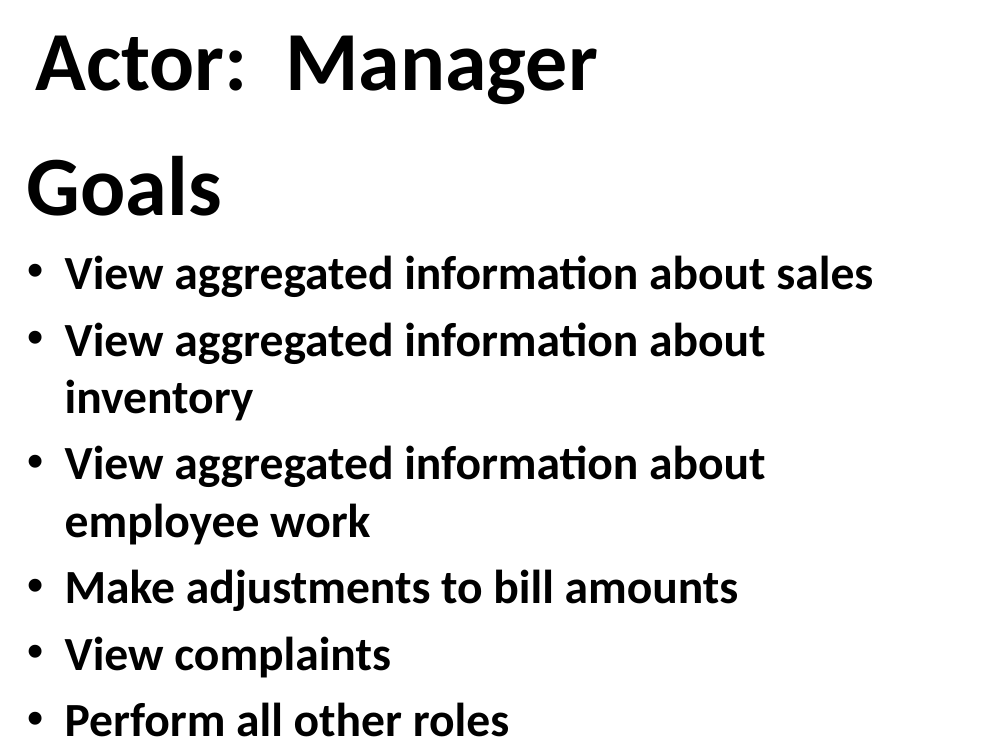
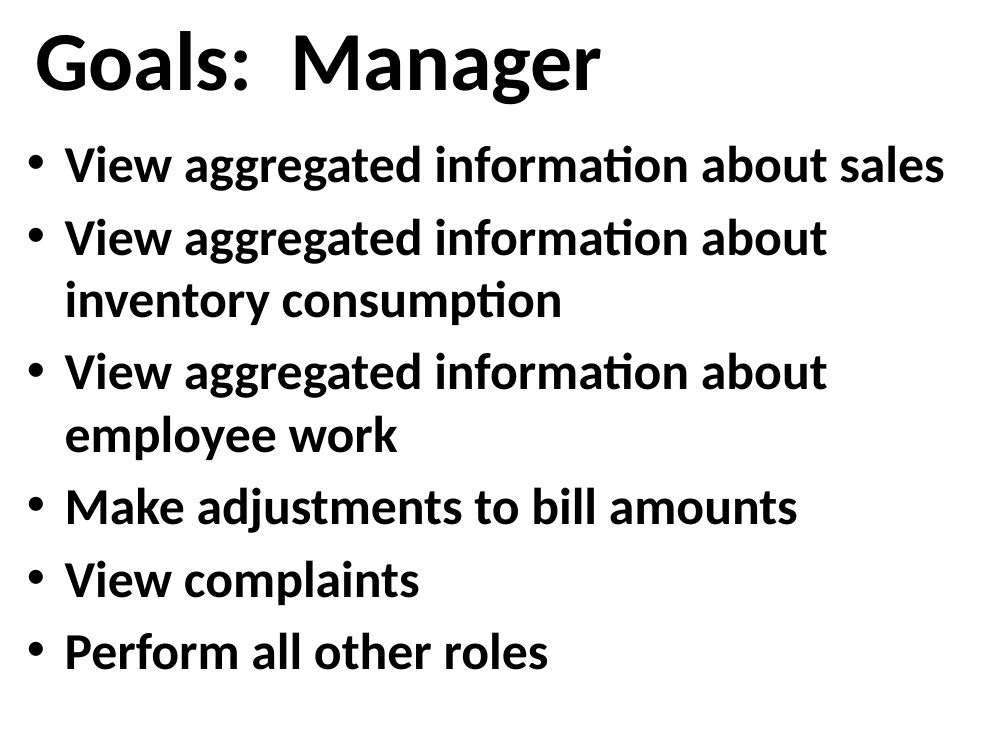
Before and after one commit to osmihi/Capstone, a slide deck: slide 10 of Project Documents/Group3_Presentation1_Capstone.pptx. Drawn at 1008x756 pixels with LibreOffice and Linux fonts; fonts in the diff are those of the drawing; background and template pictures are left out. Boxes give left, top, right and bottom in pixels: in the first picture for what was removed or moved away, otherwise in the second. Text is boxed around its words. In the diff, an @@ line names an element or a change of style, - is before the commit and + after.

```diff
--- a/Project Documents/Group3_Presentation1_Capstone.pptx
+++ b/Project Documents/Group3_Presentation1_Capstone.pptx
@@ title at [35, 31, 602, 105]: text changed @@
-Actor: Manager
+Goals: Manager
@@ text at [65, 145, 944, 670]: size 34 to 37 pt in "View aggregated information about sales", "View aggregated information about employee work", "Make adjustments to bill amounts", "View complaints" and 1 more places @@
@@ text at [27, 155, 222, 216]: paragraph removed @@
-Goals
@@ text at [65, 218, 828, 325]: text changed; size 34 to 37 pt @@
-• View aggregated information about inventory
+• View aggregated information about inventory consumption
```
Also in this commit, not shown: 12 other slides changed, 4 slides added, 8 slides removed.
